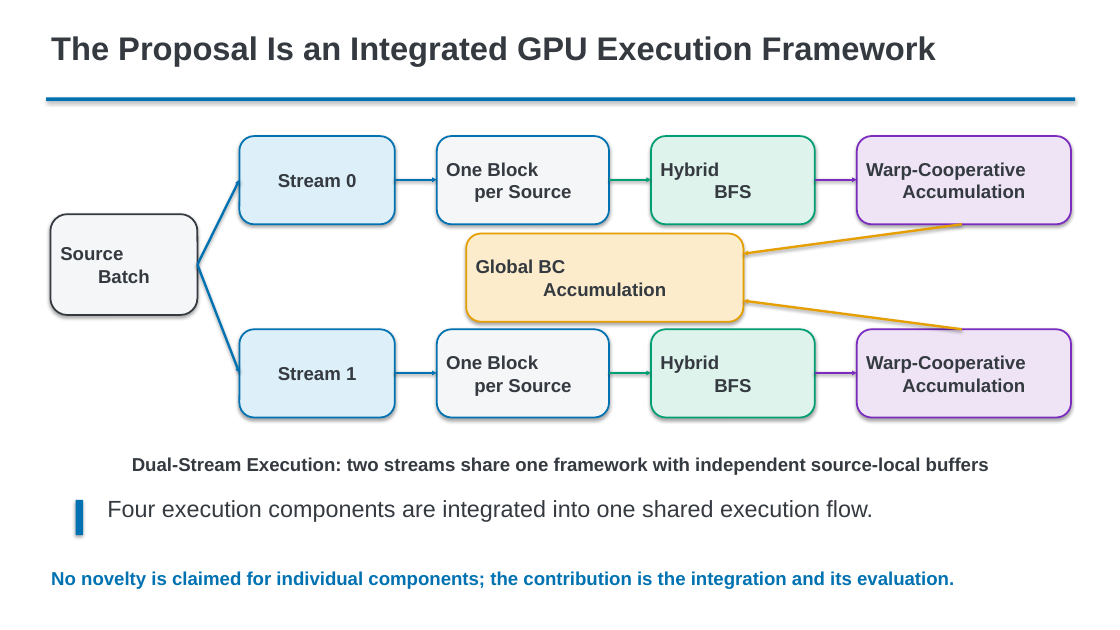
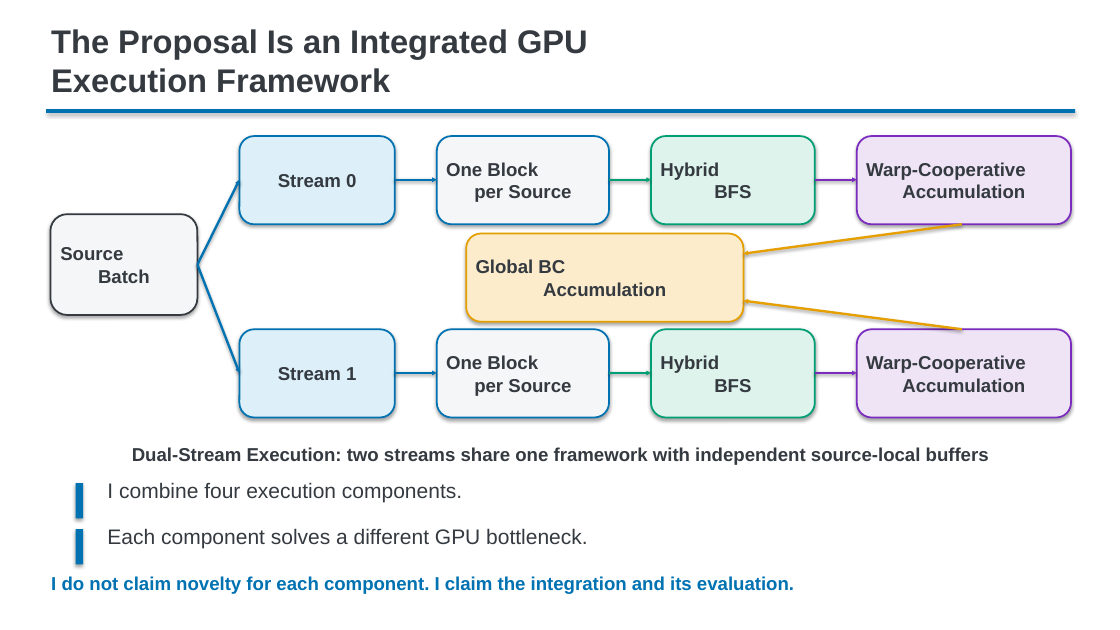
Before and after one commit to m5291091/lab, a slide deck: slide 6 of thesis_bc_project/docs/thesis/presentation/editable/master_thesis_presentation_v1.pptx (slide 4 before the commit). Drawn at 1120x630 pixels with LibreOffice and Linux fonts; fonts in the diff are those of the drawing. Boxes give left, top, right and bottom in pixels: in the first picture for what was removed or moved away, otherwise in the second. Text is boxed around its words. In the diff, an @@ line names an element or a change of style, - is before the commit and + after.

```diff
--- a/thesis_bc_project/docs/thesis/presentation/editable/master_thesis_presentation_v1.pptx
+++ b/thesis_bc_project/docs/thesis/presentation/editable/master_thesis_presentation_v1.pptx
@@ text "The Proposal Is an Integrated ..." rewrapped from (51,36,936,66) to (51,29,588,93) @@
@@ rectangle: place and size @@
-rectangle at (46,97,1075,101)
+rectangle at (46,109,1075,113)
@@ text "Dual-Stream Execution: two streams share ...": place and size @@
-text "Dual-Stream Execution: two streams share ..." at (132,457,989,475)
+text "Dual-Stream Execution: two streams share ..." at (132,447,989,465)
@@ rectangle: place and size @@
-rectangle at (76,500,83,535)
+rectangle at (76,483,83,518)
@@ text at (107,482,462,502): text changed; size 20 to 18 pt @@
-Four execution components are integrated into one shared execution flow.
+I combine four execution components.
@@ rectangle added at (76,529,83,565), fill #0072B2 @@
@@ text added at (107,528,587,548), 18 pt, text #343A40 @@
+Each component solves a different GPU bottleneck.
@@ text at (51,576,794,595): text changed @@
-No novelty is claimed for individual components; the contribution is the integration and its evaluation.
+I do not claim novelty for each component. I claim the integration and its evaluation.
```
Also in this commit, not shown: 13 other slides changed, 6 slides added, 5 slides removed, 5 other files.
